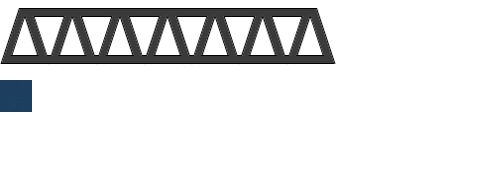
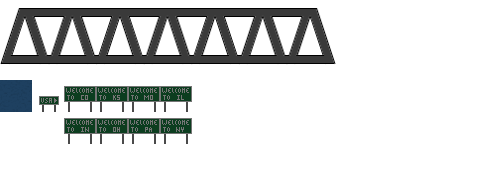
Layers edited between the first and the second w=480, h=192 image:
painted on "Agua" over (x1=39, y1=86, x2=192, y2=144)
